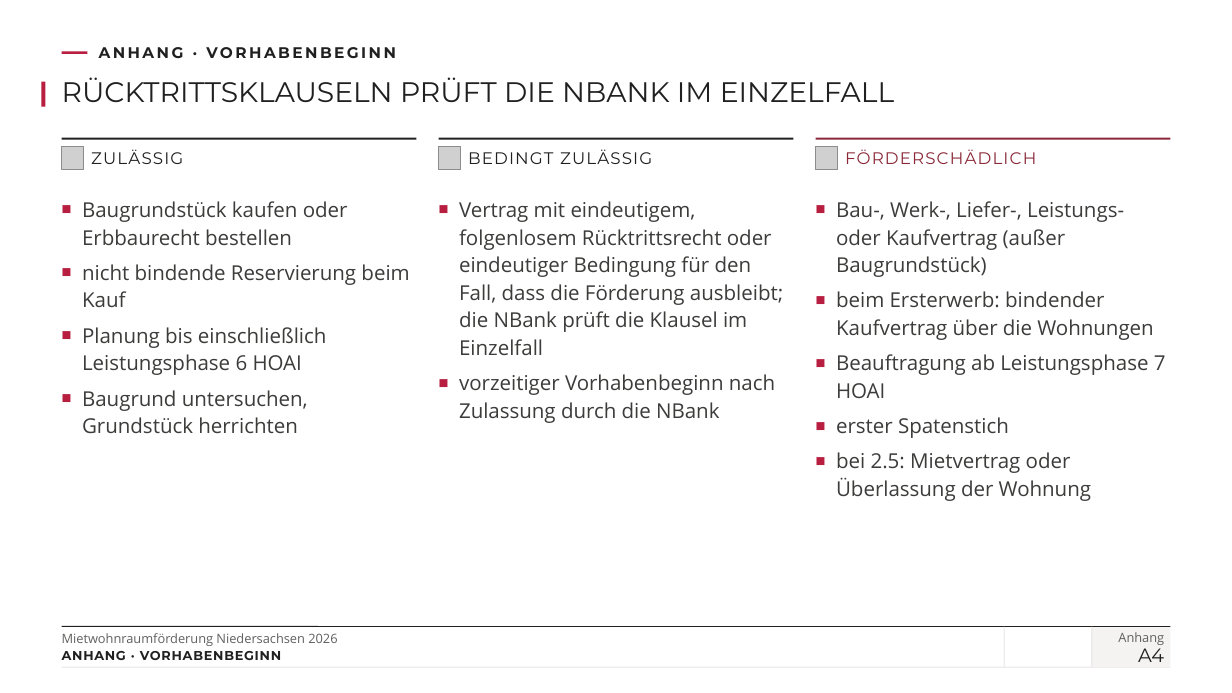
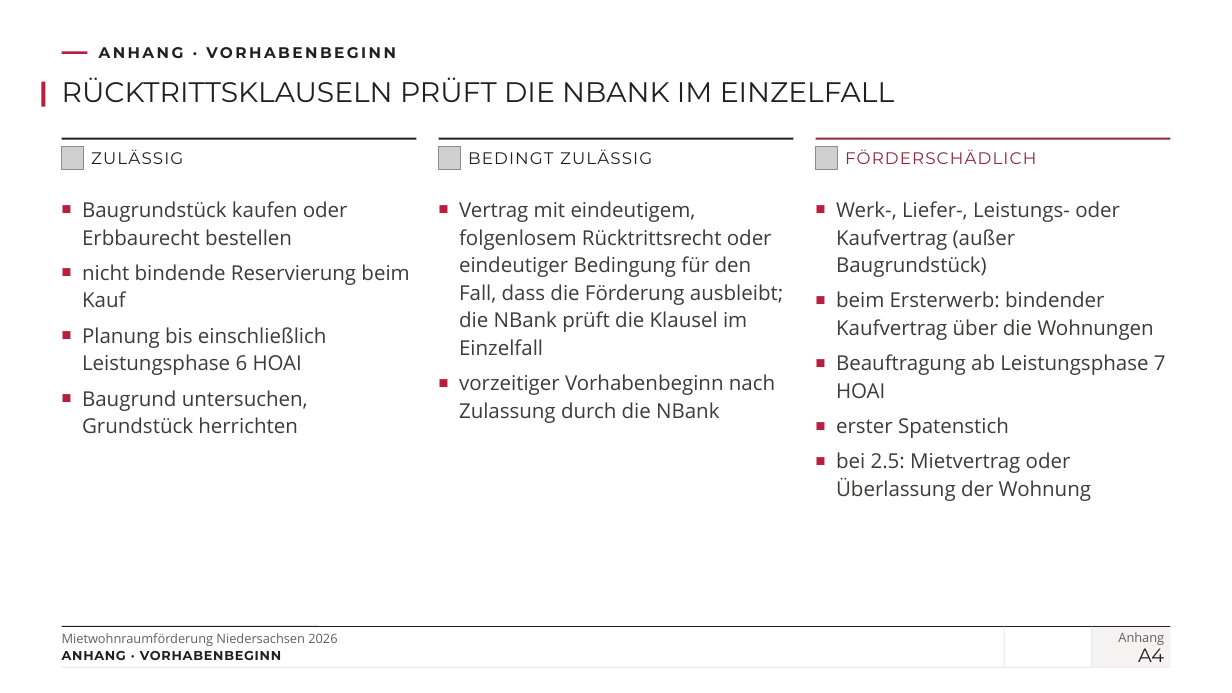
Before and after one commit to vgedaschko/NBank, a slide deck: slide 33 of praesentation/dist/PGN-Mietwohnraumfoerderung-Niedersachsen-2026-Vortrag.pptx. Drawn at 1232x693 pixels with LibreOffice and Linux fonts; fonts in the diff are those of the drawing; grey boxes stand for pictures; background and template pictures are left out. Boxes give left, top, right and bottom in pixels: in the first picture for what was removed or moved away, otherwise in the second. Text is boxed around its words. In the diff, an @@ line names an element or a change of style, - is before the commit and + after.

```diff
--- a/praesentation/dist/PGN-Mietwohnraumfoerderung-Niedersachsen-2026-Vortrag.pptx
+++ b/praesentation/dist/PGN-Mietwohnraumfoerderung-Niedersachsen-2026-Vortrag.pptx
@@ text at (836,201,1120,277): text changed @@
-■ Bau-, Werk-, Liefer-, Leistungs- oder Kaufvertrag (außer Baugrundstück)
+■ Werk-, Liefer-, Leistungs- oder Kaufvertrag (außer Baugrundstück)
```
Also in this commit, not shown: 9 other slides changed, 14 other files.
